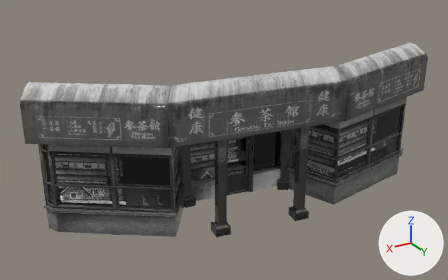
Before and after pictures for a commit that changed the FBX model Assets/Models/Buildings/Chinatown/ginseng_tea_room.fbx.
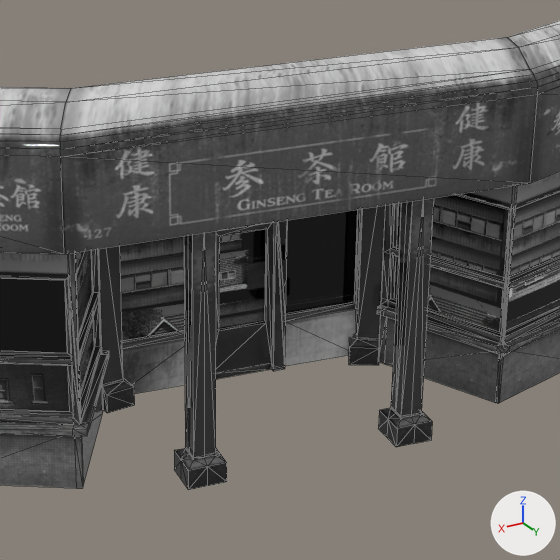
Old and new are each drawn whole from a 50 mm camera at (29.5, 50.21, 11.15) aimed at (19.25, 33.12, 2.6) and again close up on the part from 32% to 80% of the width and 18% to 94% of the height. The lights are fixed; the arrows at lower right show +X, +Y and +Z. The older version's two pictures come first. The close-ups show mesh edges as thin lines. Where no turn or scale is listed for an object, it has been applied to the vertices. Vertices at exactly the same position are counted once.

Objects in the first close-up: 'ginseng_tea_room', 'tea_room_windows'.
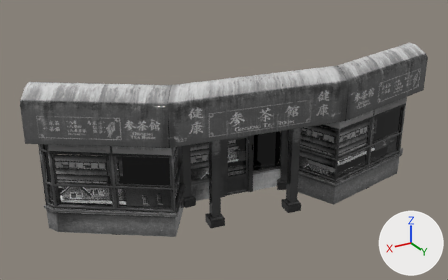
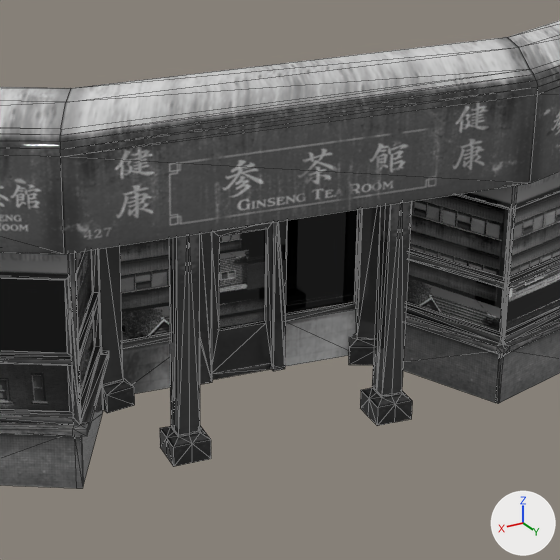
What differs and where, as boxes (x1, y1, x2, y2) in the close-ups (560 x 560 px; the box of a moved part takes in the faces that stretch with it):
'ginseng_tea_room', reshaped
    before: (0, 21, 560, 490)
    after: (0, 21, 560, 488)
part 1 of me_mesh, moved or reshaped
    before: (174, 231, 227, 490)
    after: (160, 234, 211, 467)
part 2 of me_mesh, moved or reshaped
    before: (378, 198, 434, 447)
    after: (360, 201, 412, 426)

What changed in the scene script:
```text
Change me_mesh:
    where me_mesh.from_pydata(...)  # 595 vertices, 972 faces; spans x -10.44..3.95, y -2.71..1.62, z 0.0..5.23
    used by ob_ginseng_tea_room; location = (21.78, 34.08, 0.0)
    me_mesh part 1: the loose piece of 40 vertices spanning x -1.8..-1.2, y 0.25..0.86, z 0.0..3.53 is moved by (-0.12, -0.59, 0.0)
    me_mesh part 2: the loose piece of 40 vertices spanning x -4.69..-4.08, y 0.76..1.36, z 0.0..3.53 is moved by (-0.12, -0.59, 0.0)
```
